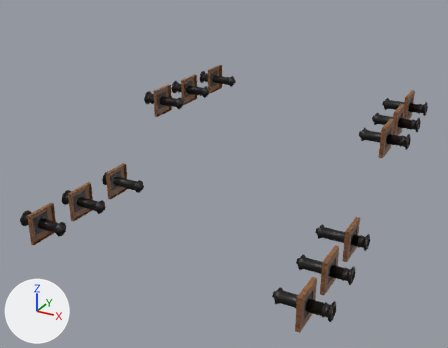
What one commit did to the COLLADA model art/meshes/props/carabel_pedreros.dae.
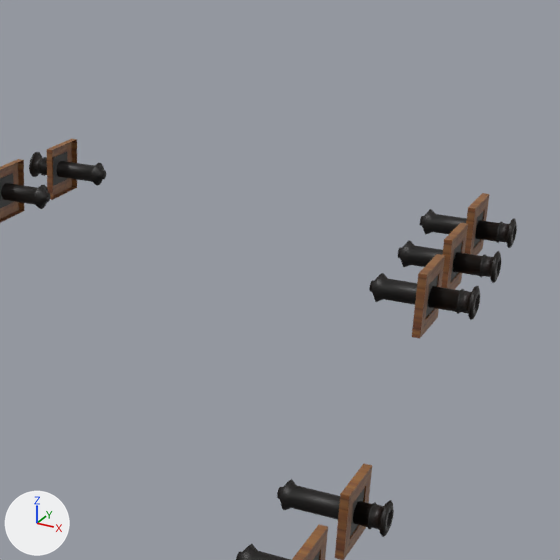
Each version is shown whole from a 50 mm camera at (12.3, -25.0, 14.7) aimed at (-0.7, -1.5, 2.9), then close up on the part from 42% to 100% of the width and 0% to 75% of the height. Lighting does not change. The marker at lower left points along +X, +Y and +Z. Where no turn or scale is listed for an object, it has been applied to the vertices.

The first close-up shows 'Pedreros'.
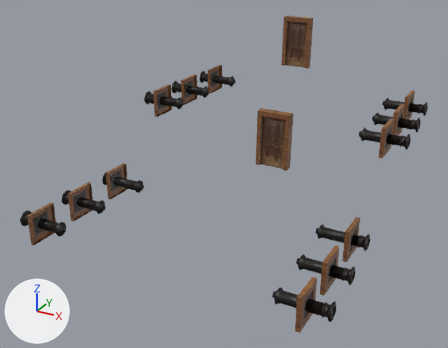
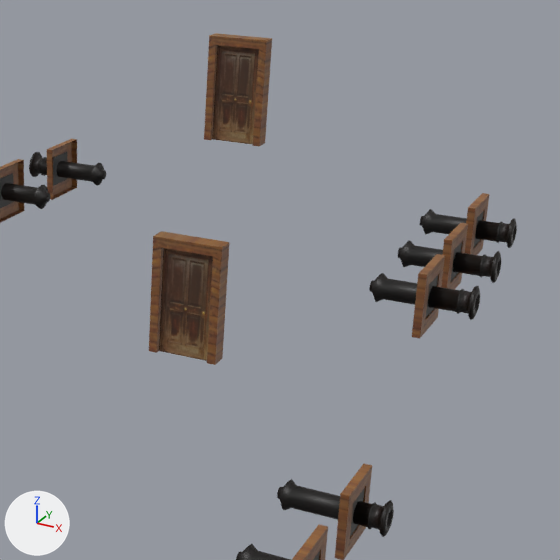
The newer file is also rescaled (x1.378), turned or shifted as a whole; pictures and numbers use the older file's frame.

Changed parts and their boxes [x1, y1, x2, y2] in the close-ups (560 x 560 px):
'Pedreros', reshaped
    before: [0, 139, 517, 560]
    after: [0, 33, 517, 560]
part 1 of me_falconet_003, added (brown)
    after: [204, 33, 272, 146]
part 2 of me_falconet_003, added (brown)
    after: [149, 231, 229, 365]

Diff of the bpy script that builds the scene:
```diff
--- a/art/meshes/props/carabel_pedreros.dae.py
+++ b/art/meshes/props/carabel_pedreros.dae.py
@@ me_falconet_003 @@
 # used by ob_pedreros; location = (-6.06, 3.99, 5.0)
-me_falconet_003.from_pydata(...)  # 2496 vertices, 4872 faces; spans x -1.1..13.2, y -12.6..3.3, z -3.8..0.7
+me_falconet_003.from_pydata(...)  # 2528 vertices, 4912 faces; spans x -1.1..13.2, y -12.6..4.4, z -3.8..3.8
+# me_falconet_003 part 1: a new loose piece of 16 vertices spanning x 4.1..5.7, y 3.9..4.4, z 1.0..3.8, in mat_mexican (picture img_mexican_struct_north_png)
+# me_falconet_003 part 2: a new loose piece of 16 vertices spanning x 6.4..8.1, y -4.2..-3.7, z -1.8..0.9, in mat_mexican (picture img_mexican_struct_north_png)
 me_falconet_003.materials.append(mat_mexican)
```
